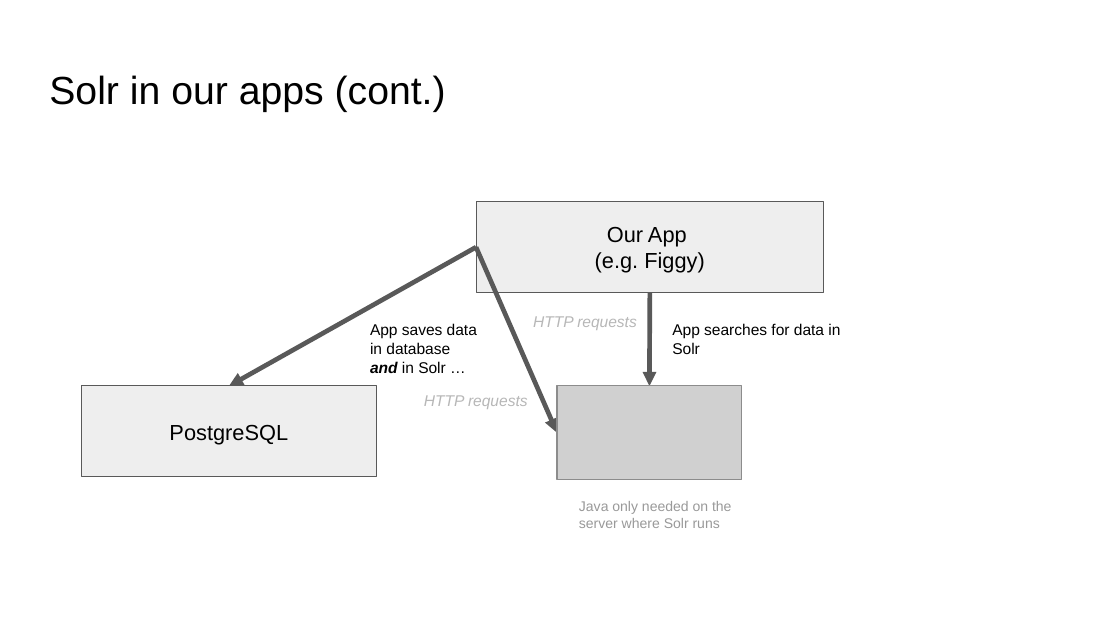
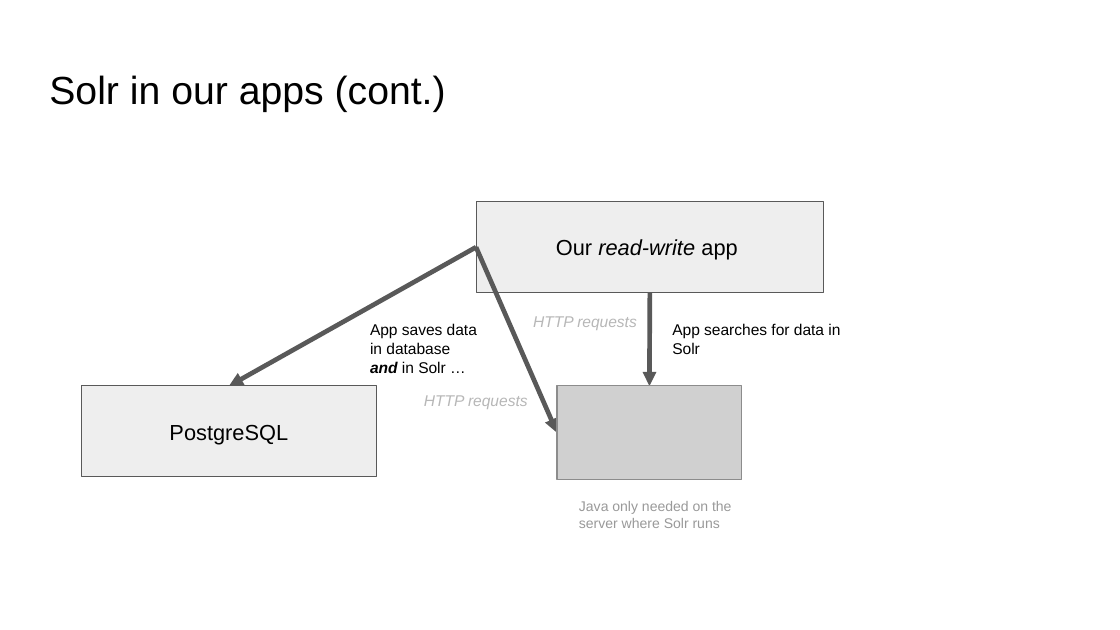
Before and after one commit to hectorcorrea/solr-for-newbies, a slide deck: slide 9 of slides.pptx (slide 8 before the commit). Drawn at 1120x630 pixels with LibreOffice and Linux fonts; fonts in the diff are those of the drawing; grey boxes stand for pictures. Boxes give left, top, right and bottom in pixels: in the first picture for what was removed or moved away, otherwise in the second. Text is boxed around its words. In the diff, an @@ line names an element or a change of style, - is before the commit and + after.

```diff
--- a/slides.pptx
+++ b/slides.pptx
@@ text in rectangle at [556, 239, 737, 260]: text changed; italic on @@
-Our App
-(e.g. Figgy)
+Our read-write app
```
Also in this commit, not shown: 8 other slides changed, 3 slides added, 1 other file.
